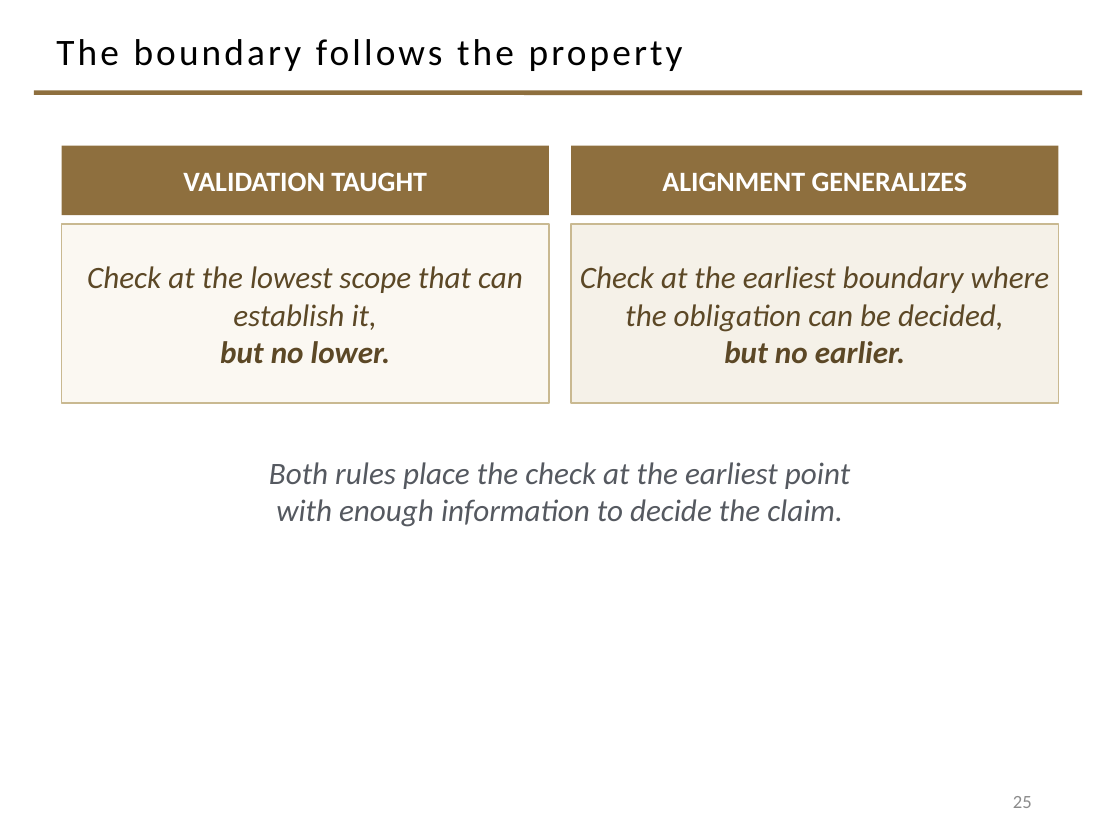
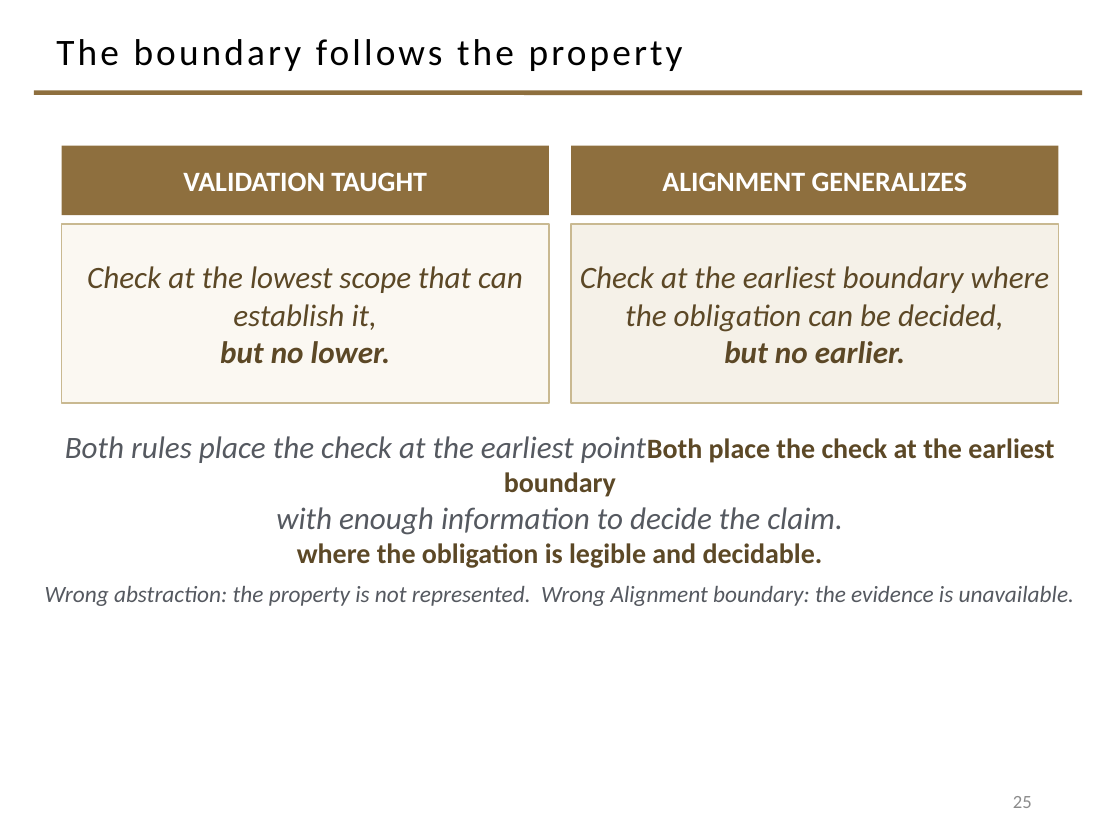
Before and after one commit to davisjam/model-based-agentic-software-engineering, a slide deck: slide 25 of course/lectures/act-2-delegation-and-control/03-alignment/2-3-Alignment.pptx. Drawn at 1120x840 pixels with LibreOffice and Linux fonts; fonts in the diff are those of the drawing; background and template pictures are left out. Boxes give left, top, right and bottom in pixels: in the first picture for what was removed or moved away, otherwise in the second. Text is boxed around its words. In the diff, an @@ line names an element or a change of style, - is before the commit and + after.

```diff
--- a/course/lectures/act-2-delegation-and-control/03-alignment/2-3-Alignment.pptx
+++ b/course/lectures/act-2-delegation-and-control/03-alignment/2-3-Alignment.pptx
@@ text "Both rules place the check ..." at bbox=[65, 436, 1054, 563]: vertical alignment top to middle @@
@@ text at bbox=[65, 436, 1054, 497]: text changed @@
-Both rules place the check at the earliest point
+Both rules place the check at the earliest pointBoth place the check at the earliest boundary
@@ text at bbox=[297, 543, 823, 563]: paragraph added @@
+where the obligation is legible and decidable.
@@ text added at bbox=[45, 586, 1074, 606], 15 pt, text #555960, italic @@
+Wrong abstraction: the property is not represented. Wrong Alignment boundary: the evidence is unavailable.
```
Also in this commit, not shown: 1 other slide changed, 1 other file.
